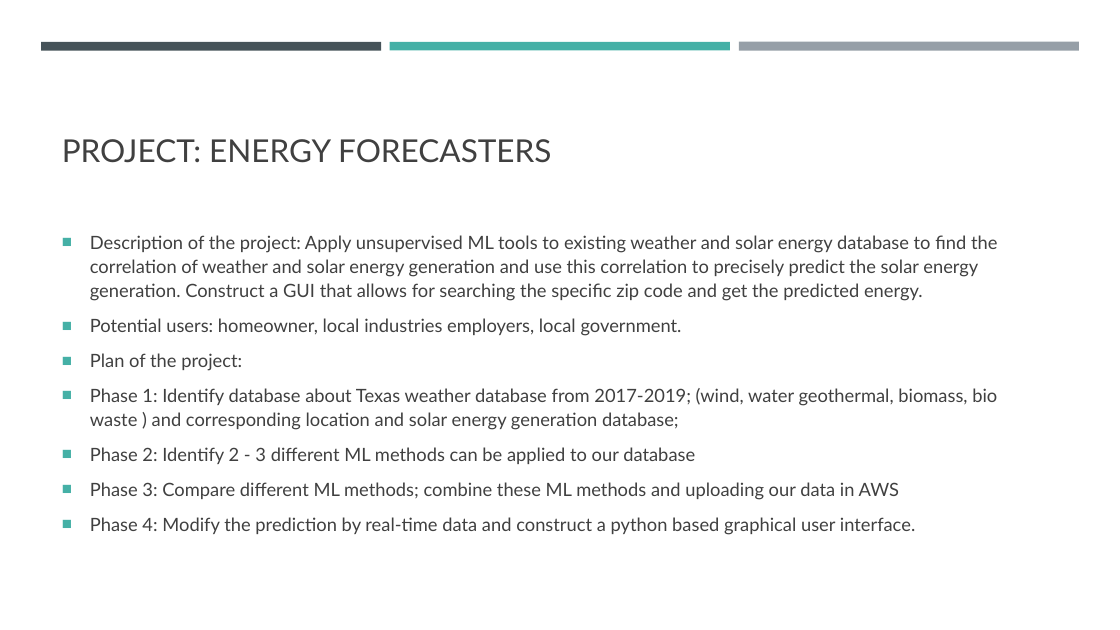
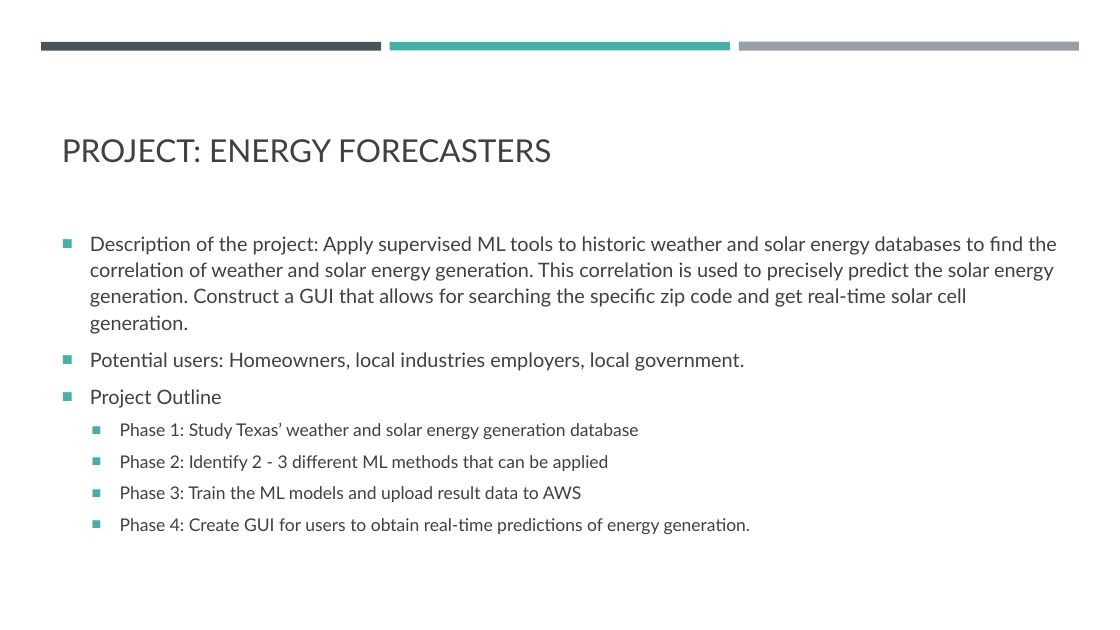
Before and after one commit to UW-EnergyForecaster/EnergyForecasters, a slide deck: slide 2 of Energy_forecasters_project_proposal.pptx. Drawn at 1120x630 pixels with LibreOffice and Linux fonts; fonts in the diff are those of the drawing. Boxes give left, top, right and bottom in pixels: in the first picture for what was removed or moved away, otherwise in the second. Text is boxed around its words. In the diff, an @@ line names an element or a change of style, - is before the commit and + after.

Commit message:
Updated Proposal

```diff
--- a/Energy_forecasters_project_proposal.pptx
+++ b/Energy_forecasters_project_proposal.pptx
@@ text at (90,236,1057,534): text changed; size 15.7 to 17 pt @@
-■ Description of the project: Apply unsupervised ML tools to existing weather and solar energy database to find the correlation of weather and solar energy generation and use this correlation to precisely predict the solar energy generation. Construct a GUI that allows for searching the specific zip code and get the predicted energy.
-■ Potential users: homeowner, local industries employers, local government.
-■ Plan of the project:
-■ Phase 1: Identify database about Texas weather database from 2017-2019; (wind, water geothermal, biomass, bio waste ) and corresponding location and solar energy generation database;
-■ Phase 2: Identify 2 - 3 different ML methods can be applied to our database
-■ Phase 3: Compare different ML methods; combine these ML methods and uploading our data in AWS
-■ Phase 4: Modify the prediction by real-time data and construct a python based graphical user interface.
+■ Description of the project: Apply supervised ML tools to historic weather and solar energy databases to find the correlation of weather and solar energy generation. This correlation is used to precisely predict the solar energy generation. Construct a GUI that allows for searching the specific zip code and get real-time solar cell generation.
+■ Potential users: Homeowners, local industries employers, local government.
+■ Project Outline
+  ■ Phase 1: Study Texas’ weather and solar energy generation database
+  ■ Phase 2: Identify 2 - 3 different ML methods that can be applied
+  ■ Phase 3: Train the ML models and upload result data to AWS
+  ■ Phase 4: Create GUI for users to obtain real-time predictions of energy generation.
```
